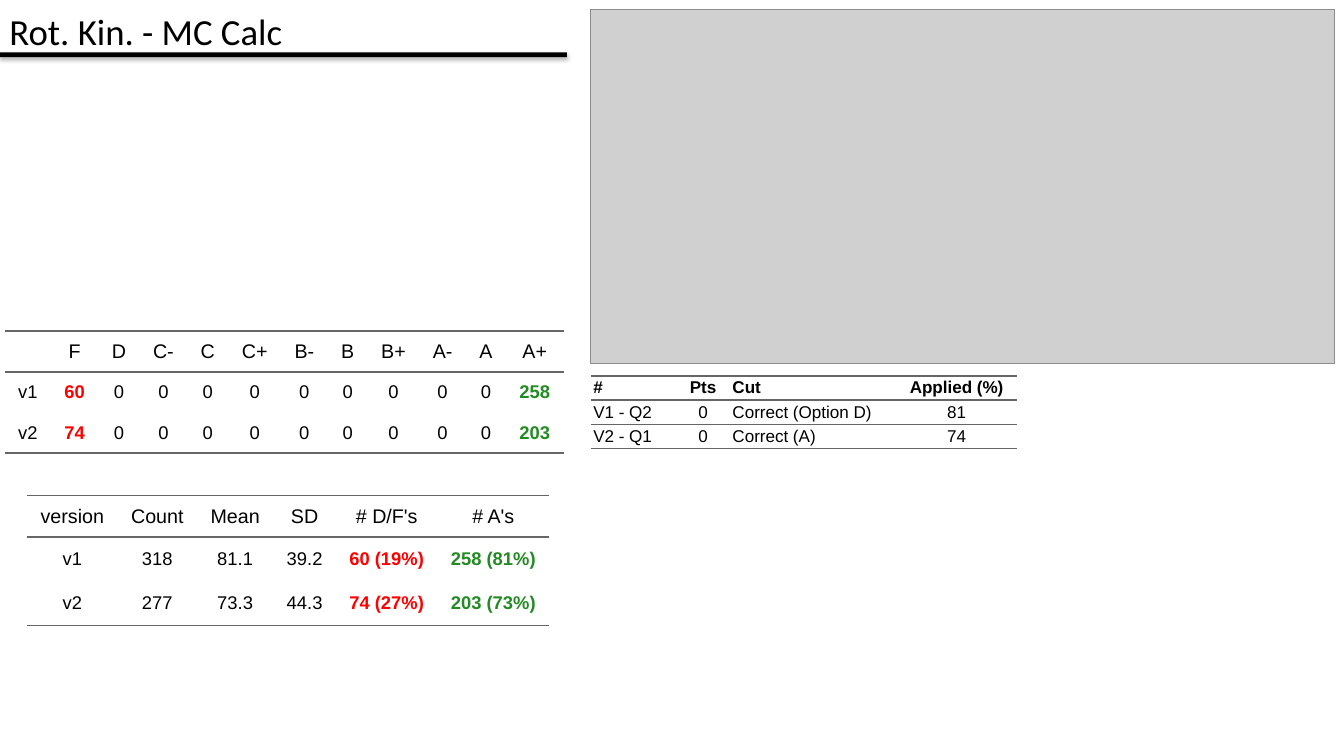
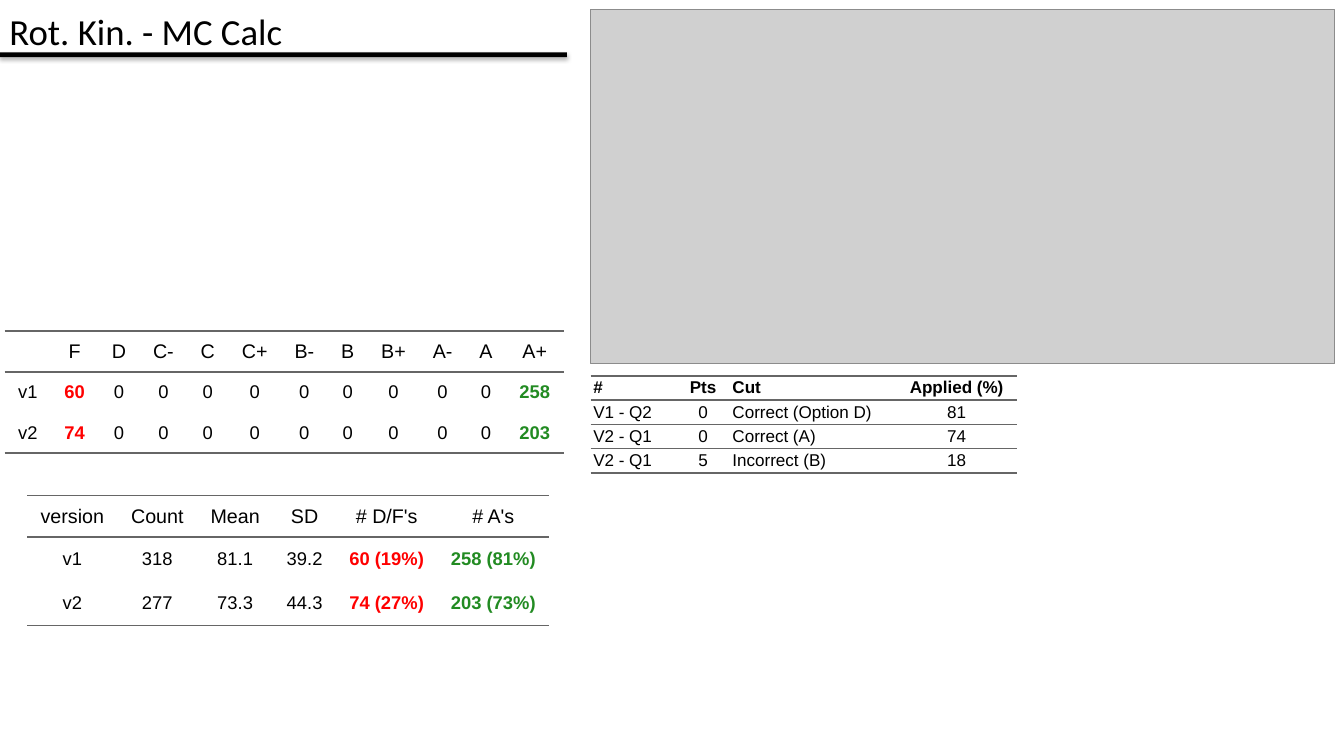
Before and after one commit to kfilip10/grade-analysis-tool-win, a slide deck: slide 9 of shiny/test.pptx (slide 3 before the commit). Drawn at 1344x756 pixels with LibreOffice and Linux fonts; fonts in the diff are those of the drawing; grey boxes stand for pictures. Boxes give left, top, right and bottom in pixels: in the first picture for what was removed or moved away, otherwise in the second. Text is boxed around its words. In the diff, an @@ line names an element or a change of style, - is before the commit and + after.

```diff
--- a/shiny/test.pptx
+++ b/shiny/test.pptx
@@ table at [591,376,1018,660] @@
+row 4: V2 - Q1 | 5 | Incorrect (B) | 18
```
Also in this commit, not shown: 10 other slides changed, 6 slides added, 40 other files.
